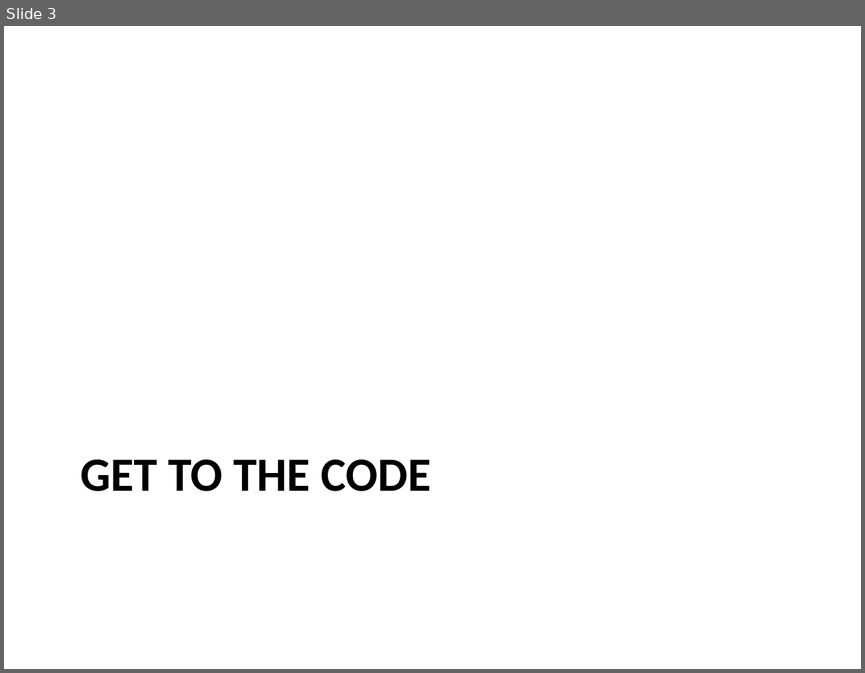
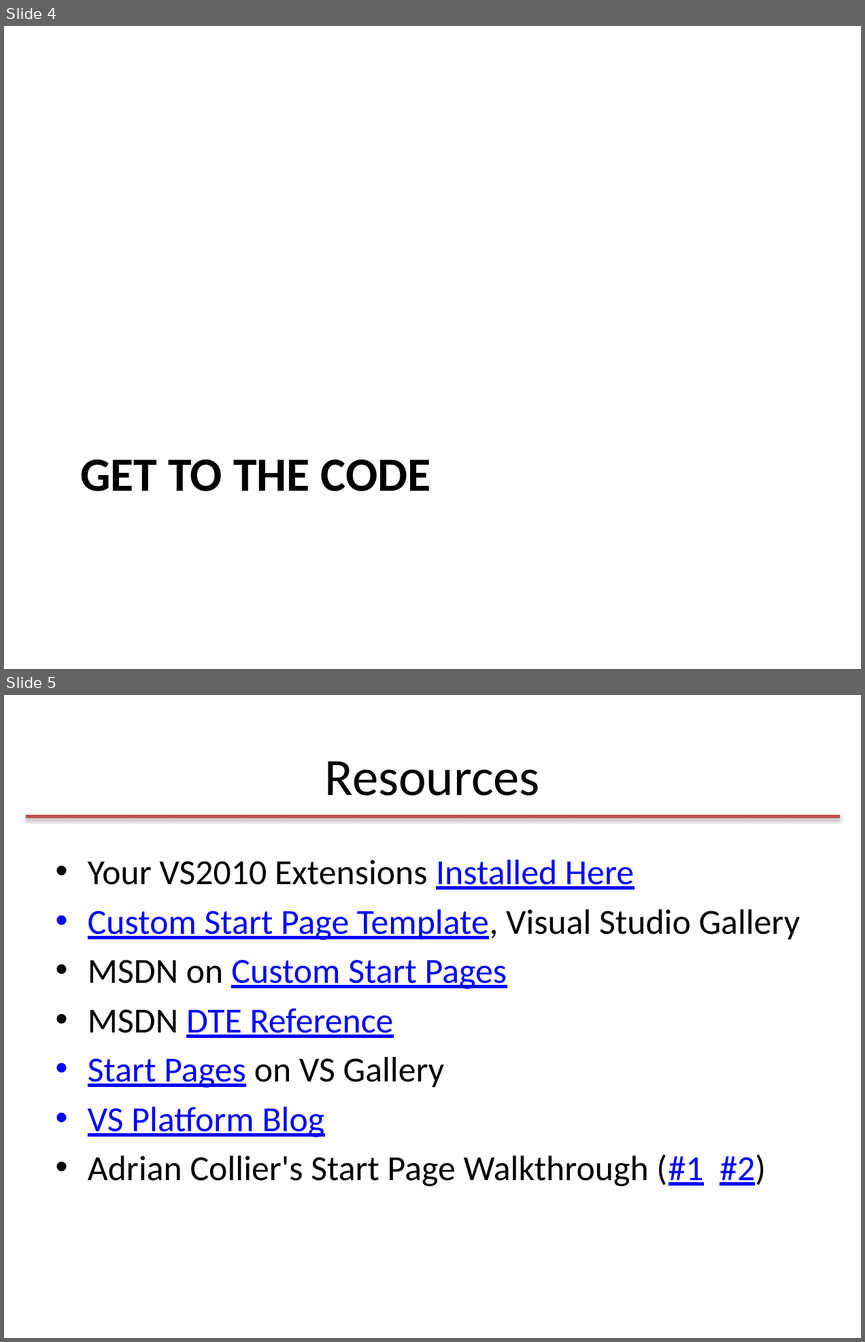
Before and after one commit to noahcoad/Customize-Visual-Studio-Start-Page, a slide deck: Customizing the Visual Studio Start Page.pptx. Shown one above the other, each under a label of ours: slide 3 before the commit, slides 4 and 5 after it. The pictures are 865x673 and 865x1342 pixels, drawn with LibreOffice and Linux fonts; fonts in the diff are those of the drawing. Boxes give left, top, right and bottom in pixels: in the first picture for what was removed or moved away, otherwise in the second. Text is boxed around its words. In the diff, an @@ line names an element or a change of style, - is before the commit and + after.

```diff
--- a/Customizing the Visual Studio Start Page.pptx
+++ b/Customizing the Visual Studio Start Page.pptx
@@ slide 5 added at box(4, 695, 861, 1338), background #FFFFFF @@
@@ title added at box(325, 761, 540, 796), 44 pt, text #000000 @@
+Resources
@@ line added from (26, 817) to (839, 817), #C0504D 3 pt @@
@@ text added at box(88, 860, 800, 1186), 29.6 pt, text #000000 @@
+• Your VS2010 Extensions Installed Here
+• Custom Start Page Template, Visual Studio Gallery
+• MSDN on Custom Start Pages
+• MSDN DTE Reference
+• Start Pages on VS Gallery
+• VS Platform Blog
+• Adrian Collier's Start Page Walkthrough (#1 #2)
@@ what was slide 3 is now slide 4 @@
```
Also in this commit, not shown: 2 slides changed, 1 other slide added, 23 other files.
